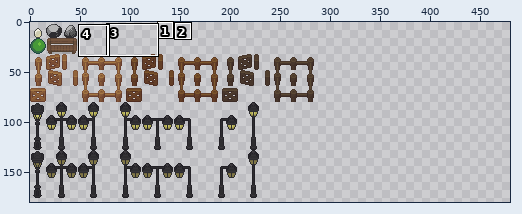
Sprite sheet: resources/textures/spritesheets_objects.png. The first picture is a wide view before the edit; the outline marks the close-up.
Close-up. The starting point:
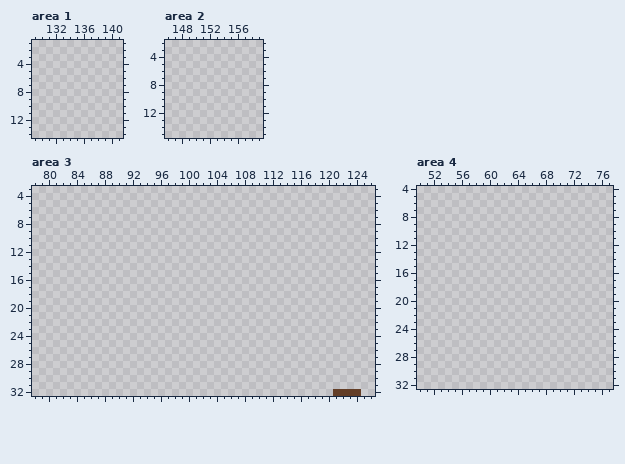
The file is 512x512 pixels. Pixels under 10% opacity are left out. Colours within 5 levels of each other are drawn and written as one. Shown: area 1: x 129..141, y 1..14; area 2: x 146..159, y 2..15; area 3: x 78..126, y 3..32; area 4: x 50..77, y 4..32. The wide view leaves out empty margins. The commit also changed other parts of the picture, which this record leaves out.
Now the later version:
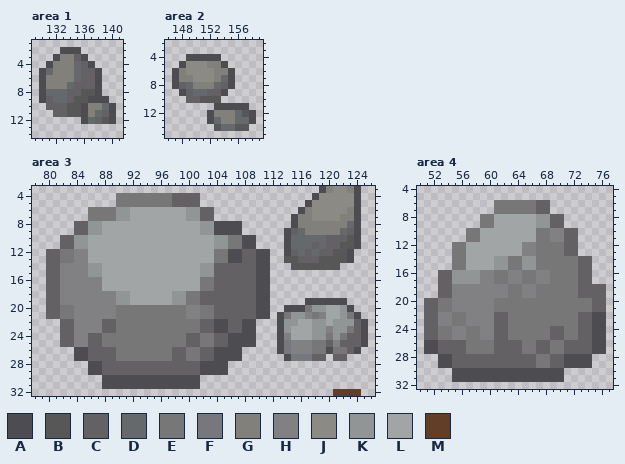
Palette (. is transparent): A #4d4c50  B #575757  C #636164  D #65696b  E #777777  F #77787d  G #81807a  H #818183  J #8c8a84  K #929595  L #a1a5a5  M #633e27
Changes in this commit:
Area 1:
y 2: x 133..135 ... -> AAA
y 3: x 132..136 ..... -> AGGCA
y 4: x 131..137 ....... -> AGGGDCA
y 5: x 130..138 ......... -> ADGGGDCCA
y 6: x 130..138 ......... -> AGGGGDCCA
y 7: x 130..138 ......... -> AGGGDCCCA
y 8: x 130..138 ......... -> ADDDCCBBA
y 9: x 130..139 .......... -> ACDDCBBAAA
y 10: x 131..140 .......... -> CCCBBAGGDA
y 11: x 132..140 ......... -> CCBBAGDCA
y 12: x 136..140 ..... -> ADCBA
Area 2:
y 4: x 149..153 ..... -> AAAAA
y 5: x 148..154 ....... -> AJJJGGA
y 6: x 147..155 ......... -> AGJJJJGGA
y 7: x 147..155 ......... -> AGGJJJGDA
y 8: x 147..155 ......... -> ACDGGGDCA
y 9: x 148..154 ....... -> ACDDCCA
y 10: x 149..153 ..... -> CCBBB
y 11: x 153..157 ..... -> AAAAA
y 12: x 152..158 ....... -> AGGGDBA
y 13: x 152..158 ....... -> ADGGDDA
y 14: x 153..157 ..... -> BDDBB
Area 3:
y 3: x 119..124 ...... -> AGJJGA
y 4: x 90..101 ............ -> EEEEEEEECCCC; x 118..124 ....... -> AJJJJJA
y 5: x 90..101 ............ -> EEEEEEEECCCC; x 117..124 ........ -> AJJJJJJA
y 6: x 86..103 .................. -> EEEEKKLLLLLLLLKKCC; x 116..124 ......... -> AGJJJJJGA
y 7: x 86..103 .................. -> EEEEKKLLLLLLLLKKCC; x 115..124 .......... -> AGGJJJJGGA
y 8: x 84..107 ........................ -> CCKKLLLLLLLLLLLLLLKKAAAA; x 115..124 .......... -> AGGGGGGGDA
y 9: x 84..107 ........................ -> CCKKLLLLLLLLLLLLLLKKAAAA; x 114..124 ........... -> ACDGGGGGDCA
y 10: x 82..109 ............................ -> CCKKLLLLLLLLLLLLLLLLLLKKEEAA; x 114..124 ........... -> ADDDDDCCCBA
y 11: x 82..109 ............................ -> CCKKLLLLLLLLLLLLLLLLLLKKEEAA; x 114..124 ........... -> ADDDCDCCBBA
y 12: x 80..111 ................................ -> CCEEHHLLLLLLLLLLLLLLLLLLEEAACCAA; x 114..123 .......... -> ACDCDCCBBA
y 13: x 80..111 ................................ -> CCEEHHLLLLLLLLLLLLLLLLLLEEAACCAA; x 114..123 .......... -> BBCCCBBBBA
y 14: x 80..111 ................................ -> CCHHHHKKLLLLLLLLLLLLLLKKCCCCCCAA; x 115..121 ....... -> BBBBBBB
y 15: x 80..111 ................................ -> CCHHHHKKLLLLLLLLLLLLLLKKCCCCCCAA
y 16..17: x 80..111 ................................ -> CCHHHHHHLLLLLLLLLLLLLLEECCCCCCAA
y 18: x 80..111 ................................ -> CCHHHHHHHHKKLLLLLLKKEECCCCCCCCAA
y 19: x 80..111 ................................ -> CCHHHHHHHHKKLLLLLLKKEECCCCCCCCAA; x 117..122 ...... -> AAAAAA
y 20: x 80..111 ................................ -> CCEEHHHHHHEEEEEEEEEEHHEECCCCCCAA; x 114..123 .......... -> AAAEKKLLKA
y 21: x 80..111 ................................ -> CCEEHHHHHHEEEEEEEEEEHHEECCCCCCAA; x 113..124 ............ -> AEKKHEHLLKEA
y 22: x 82..109 ............................ -> CCHHHHCCEEEEEEEEEEEECCAACCAA; x 113..125 ............. -> AKKLLKKLKKKCA
y 23: x 82..109 ............................ -> CCHHHHCCEEEEEEEEEEEECCAACCAA; x 113..125 ............. -> AKLLLKKHKKECA
y 24: x 82..109 ............................ -> CCHHCCEEEEEEEEEEEECCEECCAAAA; x 113..125 ............. -> AHLLLKKEKECCA
y 25: x 82..109 ............................ -> CCHHCCEEEEEEEEEEEECCEECCAAAA; x 113..125 ............. -> AFHHHEECHCCCA
y 26: x 84..107 ........................ -> AACCCCEEEEEEEECCEECCAAAA; x 113..124 ............ -> AFHHHEEAEECA
y 27: x 84..107 ........................ -> AACCCCEEEEEEEECCEECCAAAA; x 114..119 ...... -> AFFFCC; x 121..122 .. -> CC
y 28..29: x 86..105 .................... -> AACCCCCCCCCCCCCCAAAA
y 30..31: x 88..101 .............. -> AAAAAAAAAAAAAA
Area 4:
y 6..7: x 61..68 ........ -> EEEEEECC
y 8..9: x 59..70 ............ -> EELLLLLLKKCC
y 10..11: x 57..72 ................ -> EELLLLLLLLEEHHCC
y 12..13: x 55..72 .................. -> EELLLLLLLLHHEEEECC
y 14..15: x 55..74 .................... -> EELLLLKKEEKKEEEEEECC
y 16..17: x 53..74 ...................... -> CCKKKKHHEEHHEEHHEEEECC
y 18..19: x 53..76 ........................ -> CCHHHHHHHHEEHHEEEEEECCCC
y 20..21: x 51..76 .......................... -> CCEEHHHHHHEEEEEEEEEEEEEECC
y 22..23: x 51..76 .......................... -> CCHHEEHHHHCCEEEEEEEEEECCAA
y 24..25: x 51..76 .......................... -> CCEEHHEEHHCCEEEEEECCEECCAA
y 26..27: x 51..76 .......................... -> AACCCCEEEECCCCEECCEECCCCAA
y 28..29: x 53..74 ...................... -> AACCCCCCCCCCCCEECCAAAA
y 30..31: x 55..70 ................ -> AAAAAAAAAAAAAAAA
